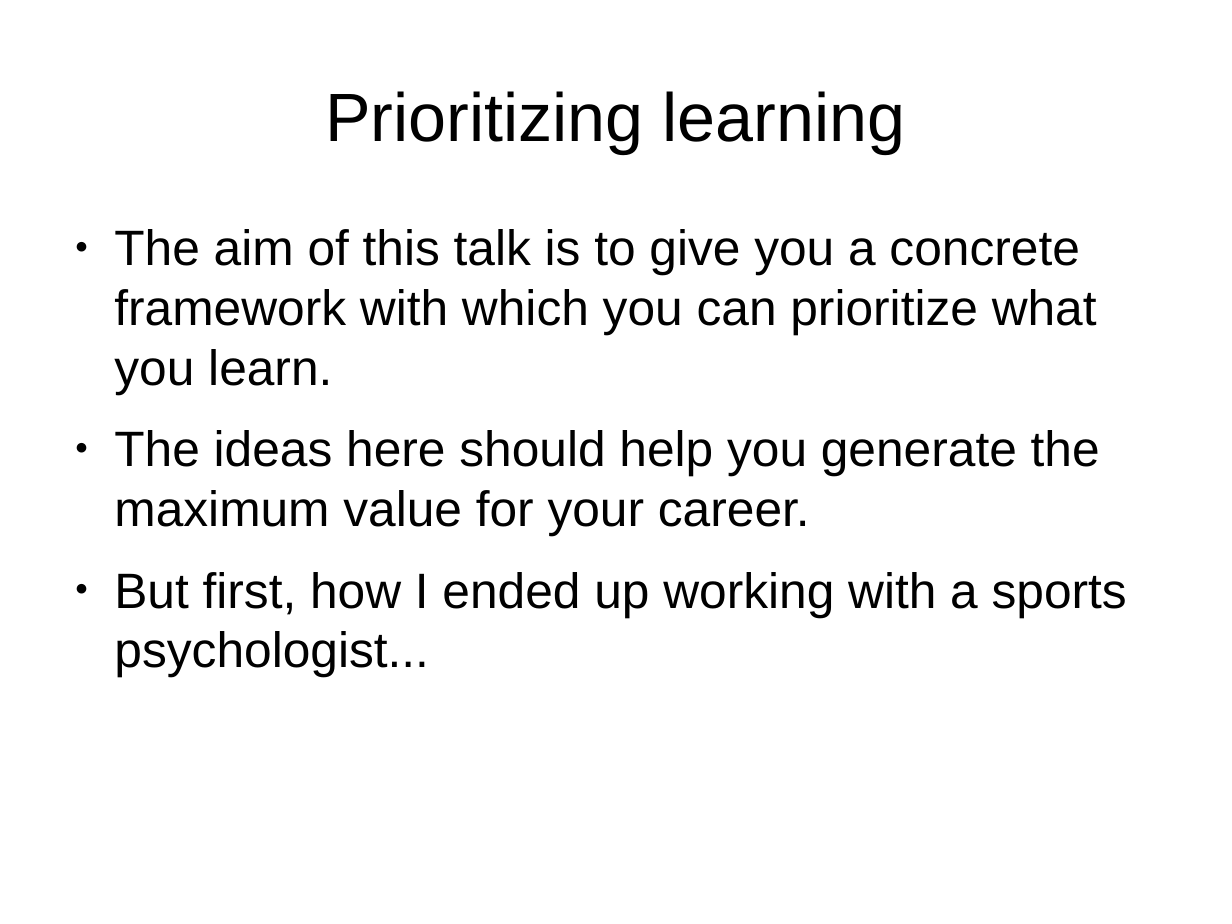
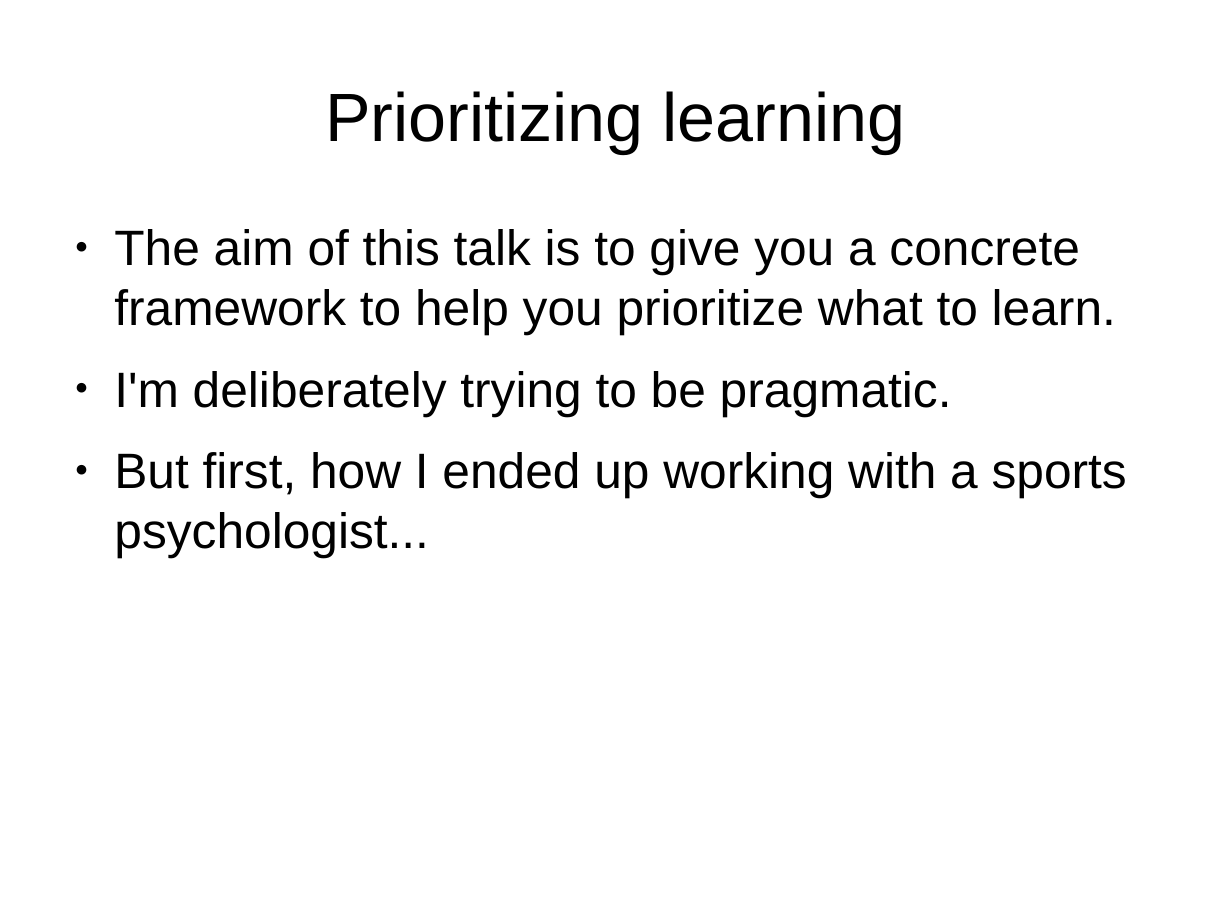
Before and after one commit to shuttle1987/CompCon2016, a slide deck: slide 3 of Slides.odp (slide 2 before the commit). Drawn at 1232x924 pixels with LibreOffice and Linux fonts; fonts in the diff are those of the drawing. Boxes give left, top, right and bottom in pixels: in the first picture for what was removed or moved away, otherwise in the second. Text is boxed around its words. In the diff, an @@ line names an element or a change of style, - is before the commit and + after.

```diff
--- a/Slides.odp
+++ b/Slides.odp
@@ text at (114, 229, 1116, 416): text changed @@
-● The aim of this talk is to give you a concrete framework with which you can prioritize what you learn.
-● The ideas here should help you generate the maximum value for your career.
+● The aim of this talk is to give you a concrete framework to help you prioritize what to learn.
+● I'm deliberately trying to be pragmatic.
```
Also in this commit, not shown: 2 other slides changed, 2 slides added.
